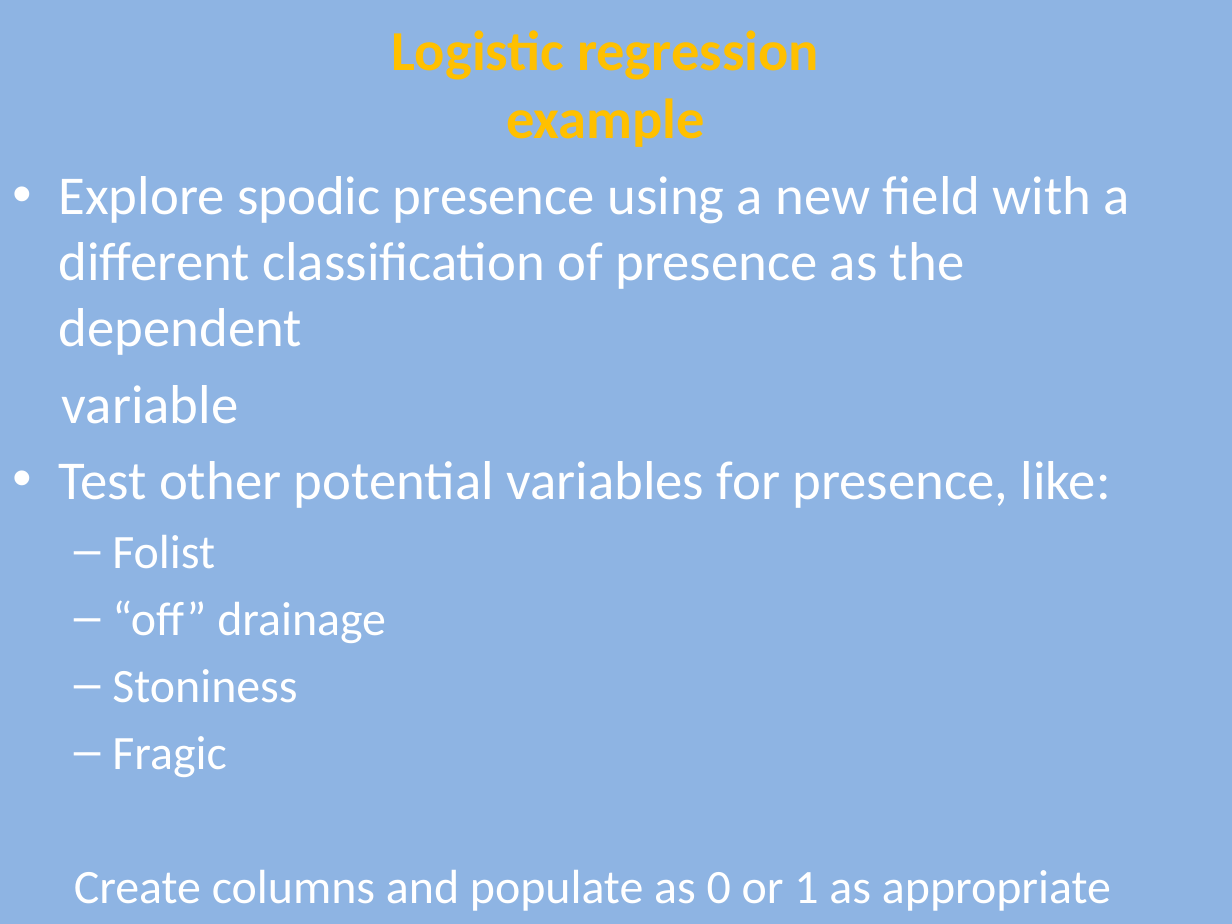
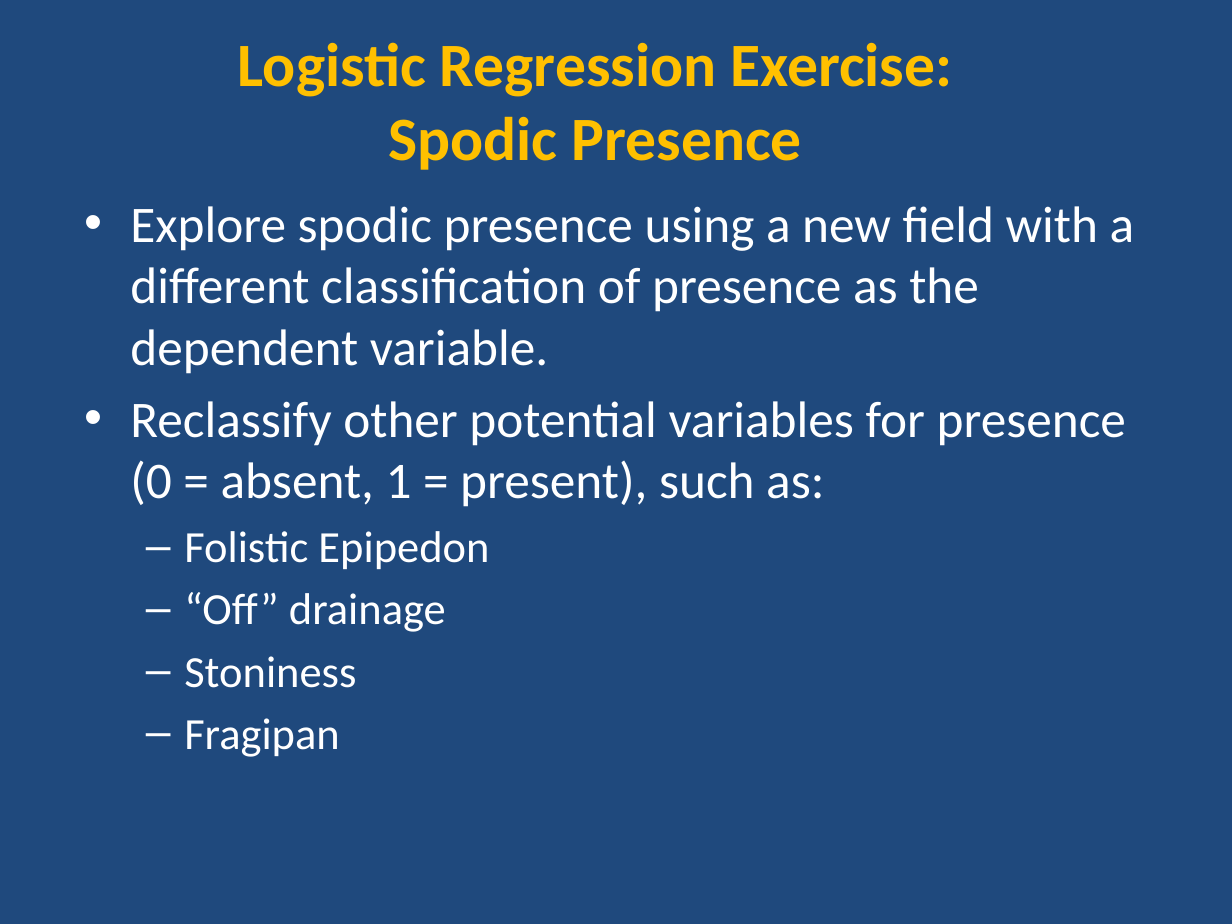
Before and after one commit to ncss-tech/stats_for_soil_survey, a slide deck: slide 20 of presentations/logistic_regression/Logistic.pptx (slide 23 before the commit). Drawn at 1232x924 pixels with LibreOffice and Linux fonts; fonts in the diff are those of the drawing. Boxes give left, top, right and bottom in pixels: in the first picture for what was removed or moved away, otherwise in the second. Text is boxed around its words. In the diff, an @@ line names an element or a change of style, - is before the commit and + after.

Commit message:
minor edits to spodic presence example and formatting in logistic ppt

```diff
--- a/presentations/logistic_regression/Logistic.pptx
+++ b/presentations/logistic_regression/Logistic.pptx
@@ background #8EB4E3 to #1F497D @@
@@ text at [238, 42, 952, 170]: text changed; size 33 to 36 pt @@
-Logistic regression
-example
+Logistic Regression Exercise:
+Spodic Presence
@@ text "Explore spodic presence using a ...": place and size @@
-text "Explore spodic presence using a ..." at [59, 176, 1130, 911]
+text "Explore spodic presence using a ..." at [130, 206, 1135, 757]
@@ text at [130, 206, 1135, 632]: text changed; size 32 to 30 pt @@
-• Explore spodic presence using a new field with a different classification of presence as the dependent
-variable
-• Test other potential variables for presence, like:
-  – Folist
-  – “off” drainage
+• Explore spodic presence using a new field with a different classification of presence as the dependent variable.
+• Reclassify other potential variables for presence (0 = absent, 1 = present), such as:
+  – Folistic Epipedon
+  – “Off” drainage
@@ text at [184, 656, 356, 688]: size 28 to 26 pt in "Stoniness" @@
@@ text at [184, 718, 339, 757]: text changed; size 28 to 26 pt @@
-  – Fragic
-  Create columns and populate as 0 or 1 as appropriate
+  – Fragipan
```
Also in this commit, not shown: 26 other slides changed, 3 slides removed.
